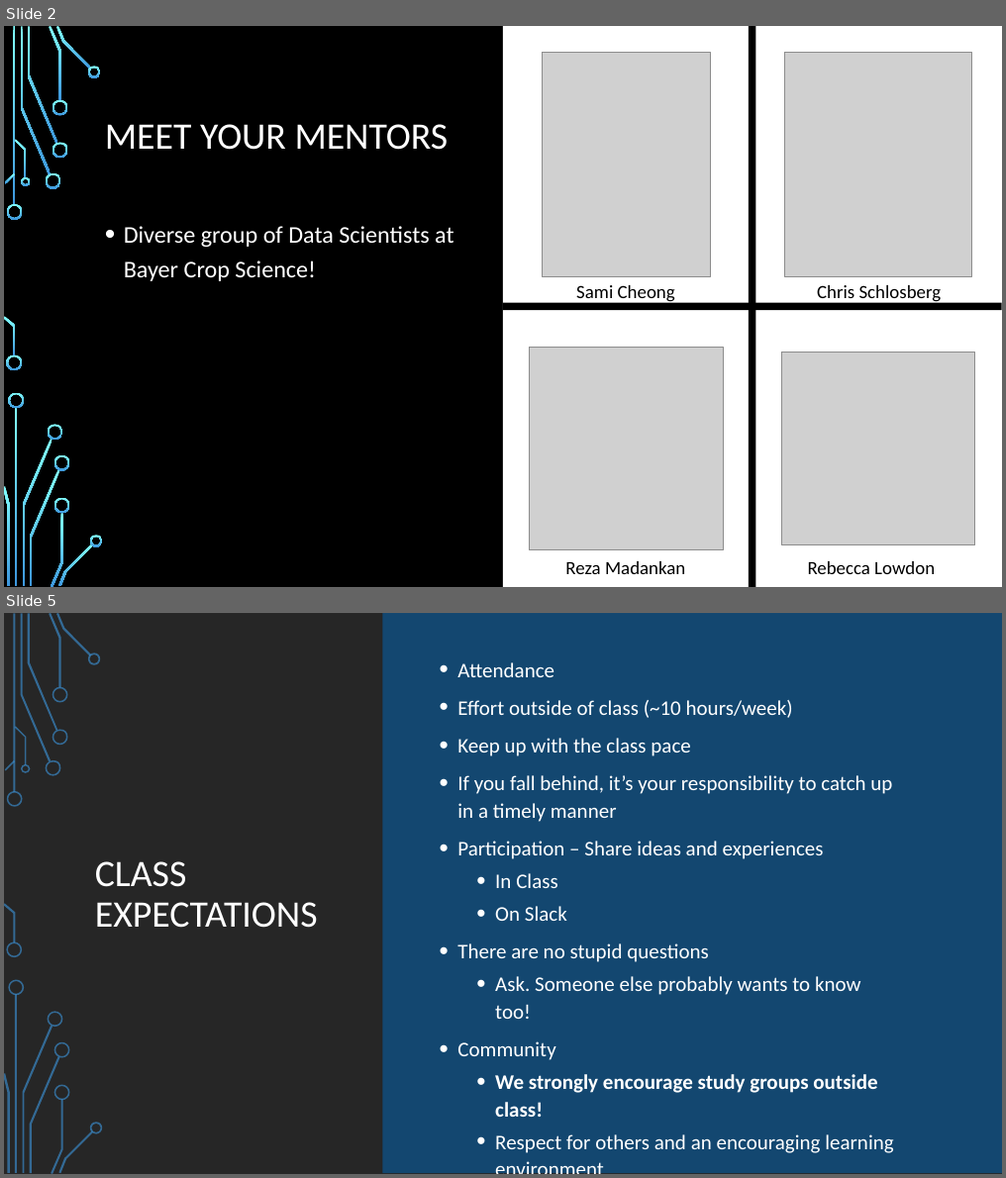
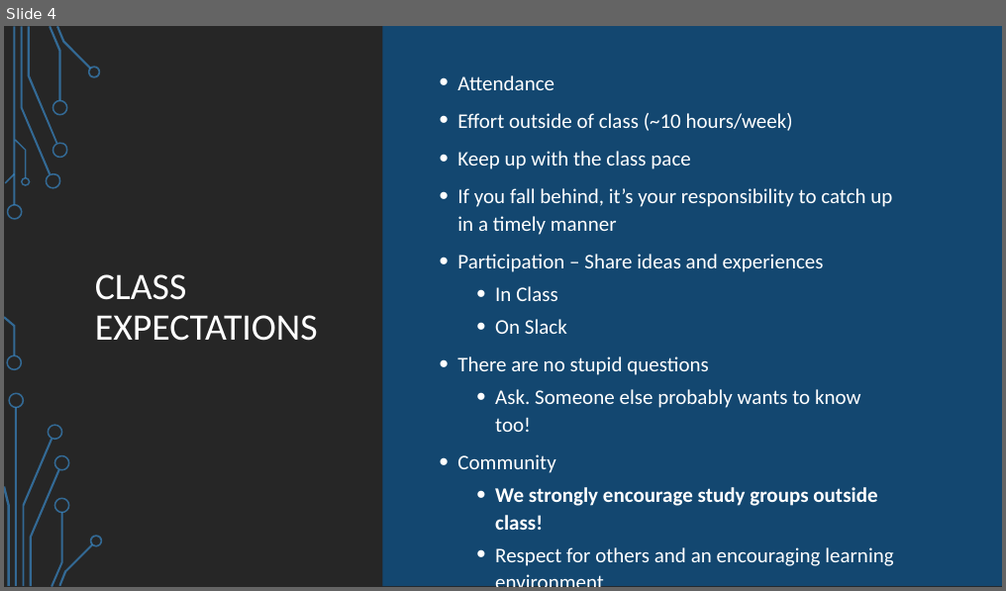
Before and after one commit to LaunchCoderGirlSTL/Data-Science-Assignments, a slide deck: Week1_Introduction.pptx. Shown one above the other, each under a label of ours: slides 2 and 5 before the commit, slide 4 after it; the slides between them are not shown. The pictures are 1006x1178 and 1006x591 pixels, drawn with LibreOffice and Linux fonts; fonts in the diff are those of the drawing; grey boxes stand for pictures; background and template pictures are left out. Boxes give left, top, right and bottom in pixels: in the first picture for what was removed or moved away, otherwise in the second. Text is boxed around its words. In the diff, an @@ line names an element or a change of style, - is before the commit and + after.

```diff
--- a/Week1_Introduction.pptx
+++ b/Week1_Introduction.pptx
@@ slide 2 removed at <box>4,26,1002,587</box>, background picture (left out); not listed: 17 template elements that a slide beside it also shows @@
@@ rectangle removed at <box>503,26,1002,587</box> @@
@@ picture removed at <box>543,52,711,276</box> @@
@@ rectangle removed at <box>748,26,756,587</box> @@
@@ picture removed at <box>785,52,972,276</box> @@
@@ title removed at <box>105,124,449,150</box> @@
-MEET YOUR MENTORS
@@ text removed at <box>124,226,453,281</box> @@
-• Diverse group of Data Scientists at Bayer Crop Science!
@@ text removed at <box>576,285,675,304</box> @@
-Sami Cheong
@@ text removed at <box>817,285,942,304</box> @@
-Chris Schlosberg
@@ rectangle removed at <box>503,303,1002,310</box> @@
@@ picture removed at <box>530,347,724,551</box> @@
@@ picture removed at <box>782,353,976,547</box> @@
@@ group removed at <box>6,66,103,586</box>: 14 freeform shapes @@
@@ text removed at <box>565,562,685,574</box> @@
-Reza Madankan
@@ text removed at <box>808,562,935,574</box> @@
-Rebecca Lowdon
@@ what was slide 5 is now slide 4 @@
```
Also in this commit, not shown: 3 slides changed.
